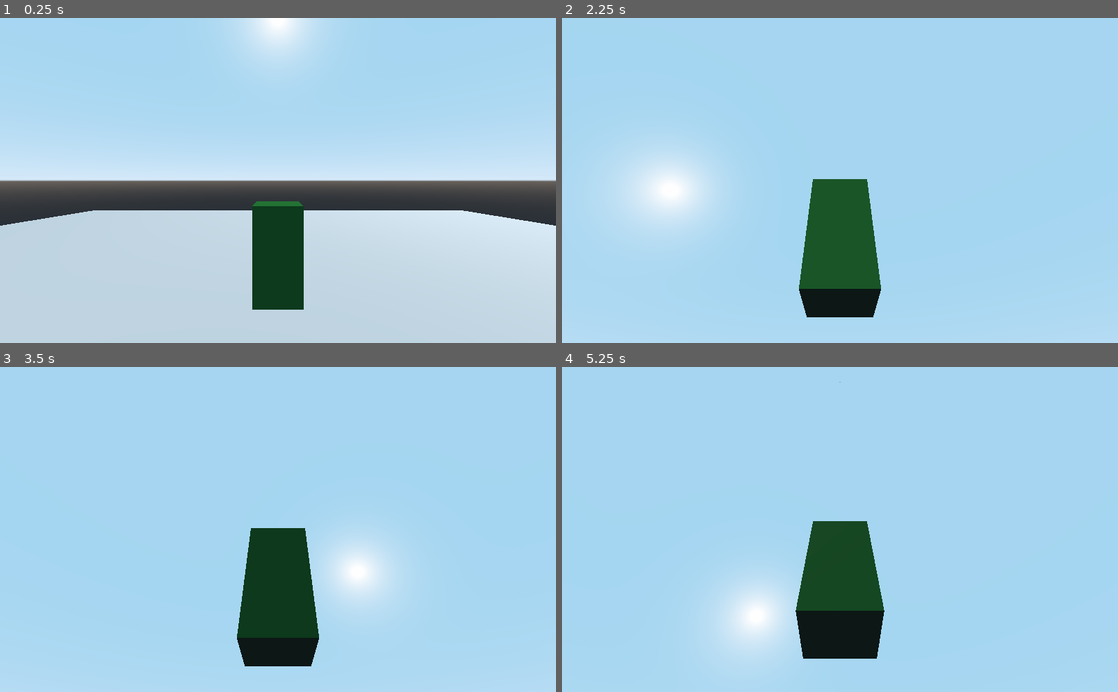
Above: before the commit, frames 1-4 (two rows, left to right).
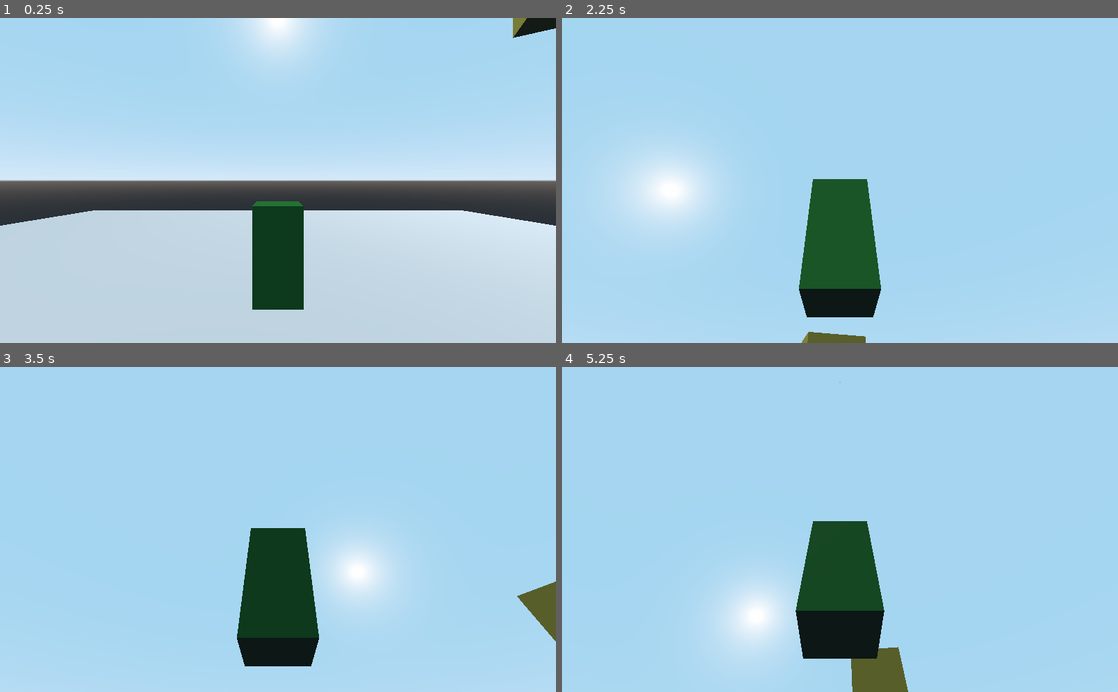
Above: after the commit, the same moments.

Repository: AlaskanGopher/GopherRPG3D
Game: Godot game, scene res://MainScene/InGame.tscn
Two runs of this game, one before a commit and one after it. Both use one fixed random seed, a clock stepped at 60 frames per second and the inputs below.
Inputs (mouse positions are in pixels of both pictures, inside the frame that each line leads up to):
- Up to frame 1 (0.25 s): no input
- Up to frame 2 (2.25 s): move the mouse to (962, 164) at 0.52 s; hold D (movement_right) 0.53-1.28 s; tap Space (movement_jump) at 0.77, 1.52 s; move the mouse to (728, 196) at 1.27 s; hold S (movement_down) 1.28-2.03 s; move the mouse to (895, 109) at 2.02 s; hold D (movement_right) from 2.03 s (still down)
- Up to frame 3 (3.5 s): move the mouse to (250, 594) at 2.77 s; release D (movement_right) at 2.78 s; hold W (movement_up) from 2.78 s (still down); tap Space (movement_jump) at 3.02 s
- Up to frame 4 (5.25 s): move the mouse to (1006, 578) at 3.52 s; release W (movement_up) at 3.53 s; hold A (movement_left) 3.53-5.03 s; tap Space (movement_jump) at 3.77, 4.52, 5 s; tap Enter at 4.25 s; move the mouse to (673, 480) at 4.27 s; move the mouse to (867, 529) at 5.02 s; hold S (movement_down) from 5.03 s (still down)

The runs differ from the first frame. In frame 1, 0.4% of the frame differs, in the area x 92-100%, y 0-7%; in frame 2, 0.3%; in frame 3, 0.7%; in frame 4, 1.1%, in the area x 52-63%, y 86-100%.

Commit message:
Boxes (+wall jumping oops) added)

Diff:
--- /dev/null
+++ b/source/MainScene/Box/Box.tscn
@@ -0,0 +1,20 @@
+[gd_scene load_steps=4 format=2]
+
+[sub_resource type="CubeMesh" id=1]
+size = Vector3( 4, 6, 6 )
+
+[sub_resource type="SpatialMaterial" id=2]
+albedo_color = Color( 0.462745, 0.443137, 0.14902, 1 )
+
+[sub_resource type="BoxShape" id=3]
+extents = Vector3( 2, 3, 3 )
+
+[node name="Box" type="StaticBody"]
+transform = Transform( 0.866025, 0, 0.5, 0, 1, 0, -0.5, 0, 0.866025, 0, 0, 0 )
+
+[node name="MeshInstance" type="MeshInstance" parent="."]
+mesh = SubResource( 1 )
+material/0 = SubResource( 2 )
+
+[node name="CollisionShape" type="CollisionShape" parent="."]
+shape = SubResource( 3 )
--- a/source/MainScene/InGame.tscn
+++ b/source/MainScene/InGame.tscn
@@ -1,6 +1,7 @@
-[gd_scene load_steps=5 format=2]
+[gd_scene load_steps=6 format=2]
 
 [ext_resource path="res://Player/Player.tscn" type="PackedScene" id=1]
+[ext_resource path="res://MainScene/Box/Box.tscn" type="PackedScene" id=2]
 
 [sub_resource type="CubeMesh" id=1]
 
@@ -26,3 +27,9 @@
 
 [node name="Player" parent="." instance=ExtResource( 1 )]
 transform = Transform( 1, 0, 0, 0, 1, 0, 0, 0, 1, 0, 3, 0 )
+
+[node name="Box" parent="." instance=ExtResource( 2 )]
+transform = Transform( 0.866025, 0, 0.5, 0, 1, 0, -0.5, 0, 0.866025, 10, 4, 5 )
+
+[node name="Box2" parent="." instance=ExtResource( 2 )]
+transform = Transform( 0.499999, 0, 0.866025, 0, 1, 0, -0.866025, 0, 0.499999, 16, 16, -6 )
